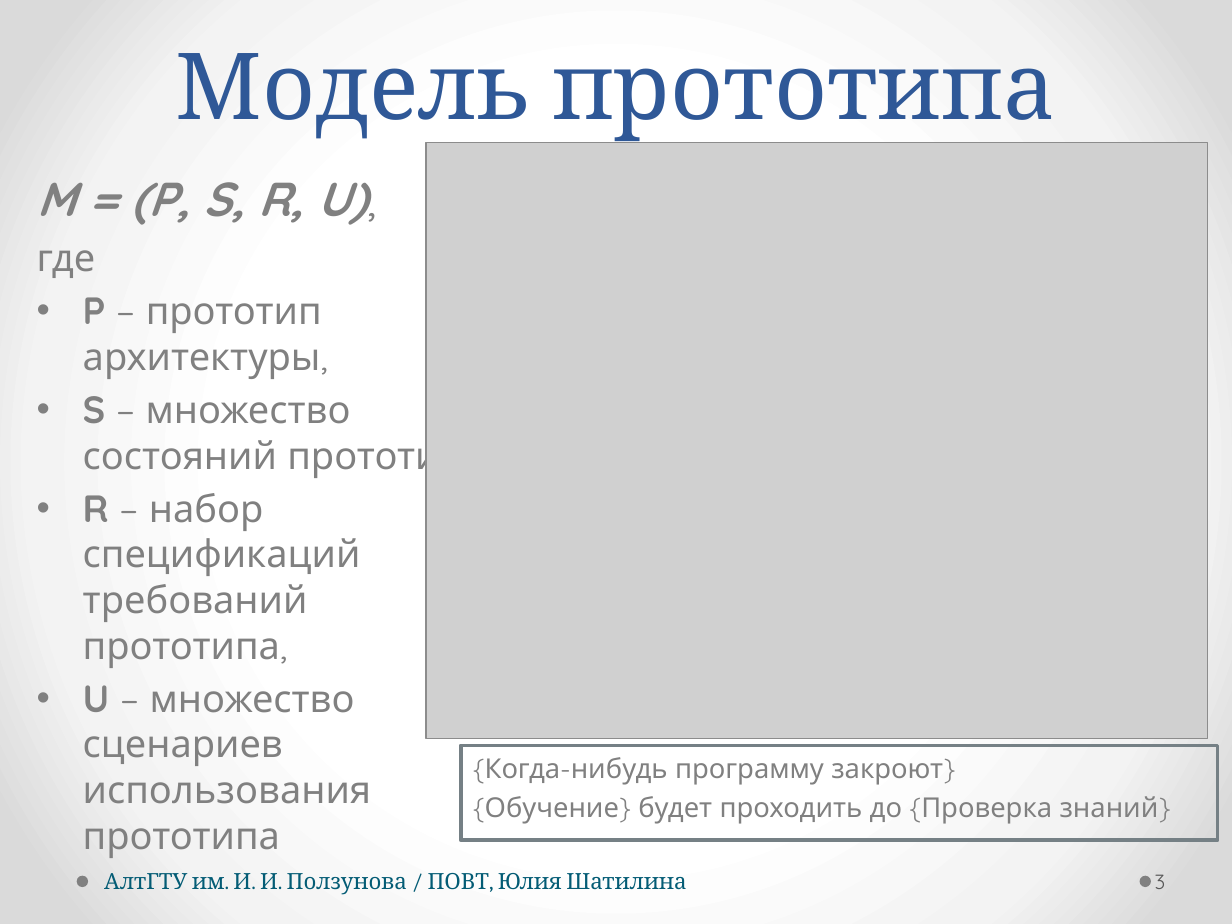
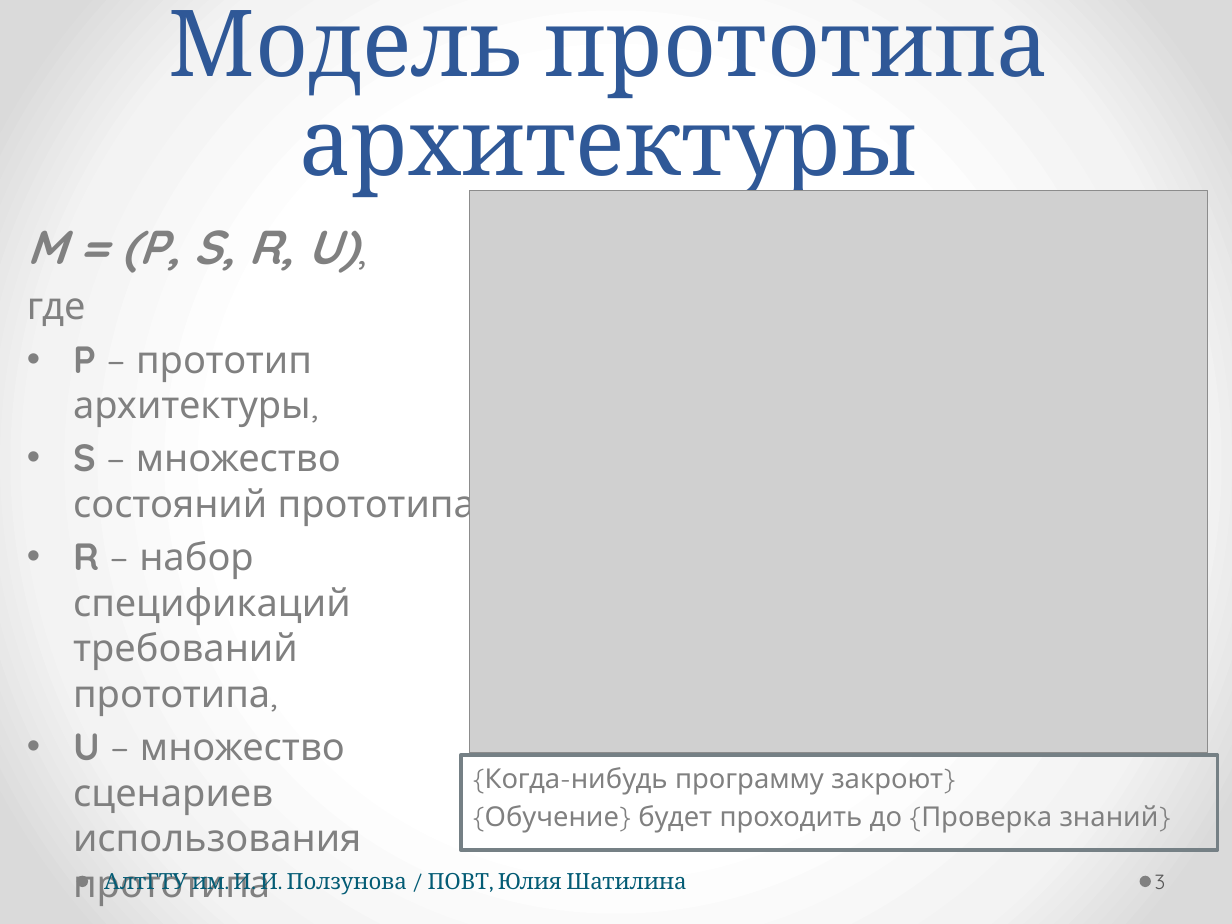
Before and after one commit to hisohito/proto-doc, a slide deck: slide 3 of shatilina.pptx. Drawn at 1232x924 pixels with LibreOffice and Linux fonts; fonts in the diff are those of the drawing; grey boxes stand for pictures. Boxes give left, top, right and bottom in pixels: in the first picture for what was removed or moved away, otherwise in the second. Text is boxed around its words. In the diff, an @@ line names an element or a change of style, - is before the commit and + after.

```diff
--- a/shatilina.pptx
+++ b/shatilina.pptx
@@ text at (x1=169, y1=10, x2=1048, y2=199): text changed @@
-Модель прототипа
+Модель прототипа архитектуры
@@ picture resized from (x1=426, y1=143, x2=1209, y2=739) to (x1=469, y1=191, x2=1207, y2=754) @@
@@ text "M = (P, S, R, ..." moved from (x1=37, y1=182, x2=484, y2=858) to (x1=27, y1=230, x2=475, y2=906) @@
@@ rectangle "{Когда-нибудь программу закроют}" moved from (x1=461, y1=745, x2=1217, y2=840) to (x1=461, y1=755, x2=1217, y2=850) @@
```
Also in this commit, not shown: 1 other slide changed, 1 slide removed.
